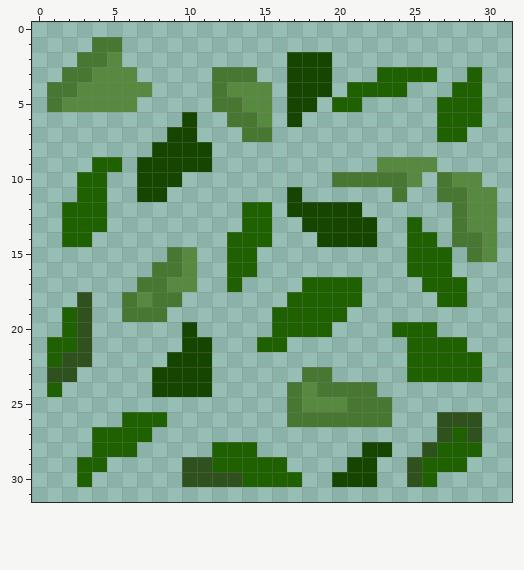
Two versions of one pixel-art sprite, game/media/img/leaves.png. Above is the file before it was changed.
The file is 32x32 pixels. Pixels under 10% opacity are left out. Colours within 5 levels of each other are drawn and written as one.
Now the later version:
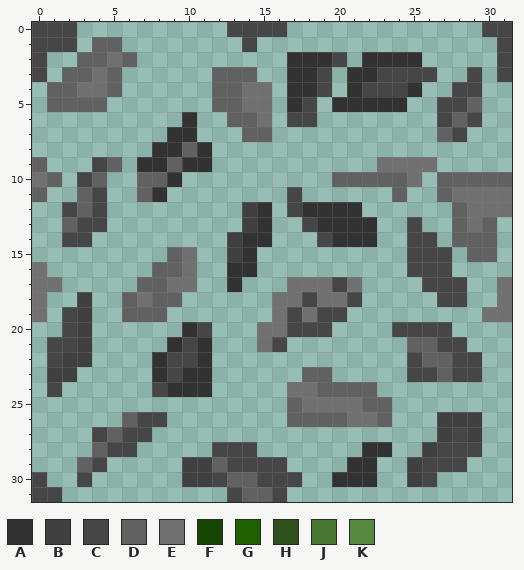
Palette (. is transparent): A #323232  B #404040  C #464646  D #616161  E #717171  F #164500  G #1f6000  H #2e511d  J #487732  K #588940
From old to new:
Changed rows in their new state; - is an unchanged pixel.
first column x 0:
 0 CCC----------CCCC-------------CC
 1 CCC-DD--------C----------------C
 2 C--DDED----------AAAC-AAAA-----C
 3 C-DDED.-----DDD--AAC-AACCCC--C-C
 4 -DDEED..----DDEE-AAC-ACCCA--CC--
 5 -DDDD..-----DDEE-AC-AAAAA--CCD--
 6 ----------A--DDE-CC--------CDC--
 7 ---------AA---DD-----------DC---
 8 --------AADA--------------------
 9 D---CD-AADAA-----------EEEE-----
10 ED-CD--DDA----------DDDDDE-DDDDD
11 D--DC--DA--------C------D--DEEEE
12 --CDC---------BA-CAAAA------DEEE
13 --DCC---------BA--CAAAA--C--DED-
14 --CC---------BAA---CAAA--CC-DDD-
15 ---------DE--BA----------CCC-DD-
16 E-------DDE--AA----------CCC----
17 EE-----DDEE--A---EEECE----CCC--E
18 E--B--DEDD------EECEEC-----CC--E
19 E-CB--DDD-------ECECC---------EE
20 --CB------AC---EECCC----CCCC----
21 -CCB-----ACA---EC--------DDCC---
22 -CBB----ACCA-------------CDDCC--
23 -BB-----ACAA------DD-----CCDCC--
24 -C------CAAA-----EEDDDD---------
25 -----------------DEEEEDD--------
26 ------DCC--------DDDDEED---BBB--
27 ----CDCC-------------------BCB--
28 ----DCC-----CCC-------AA--BCCC--
29 ---DC-----BBDCCCC----AA--BCCC---
30 C--C------BBCDDCCC--AAA--BC-----
31 CC-----------CDDC---------------
Changed places in both pictures, as pixel boxes (x1, y1, x2, y2):
changed: (32, 22, 512, 502)
